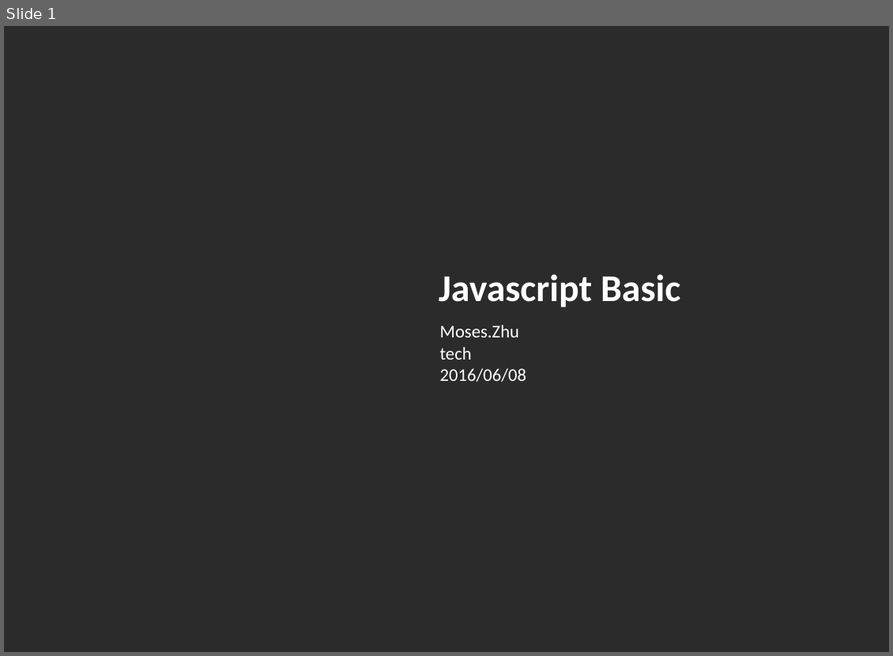
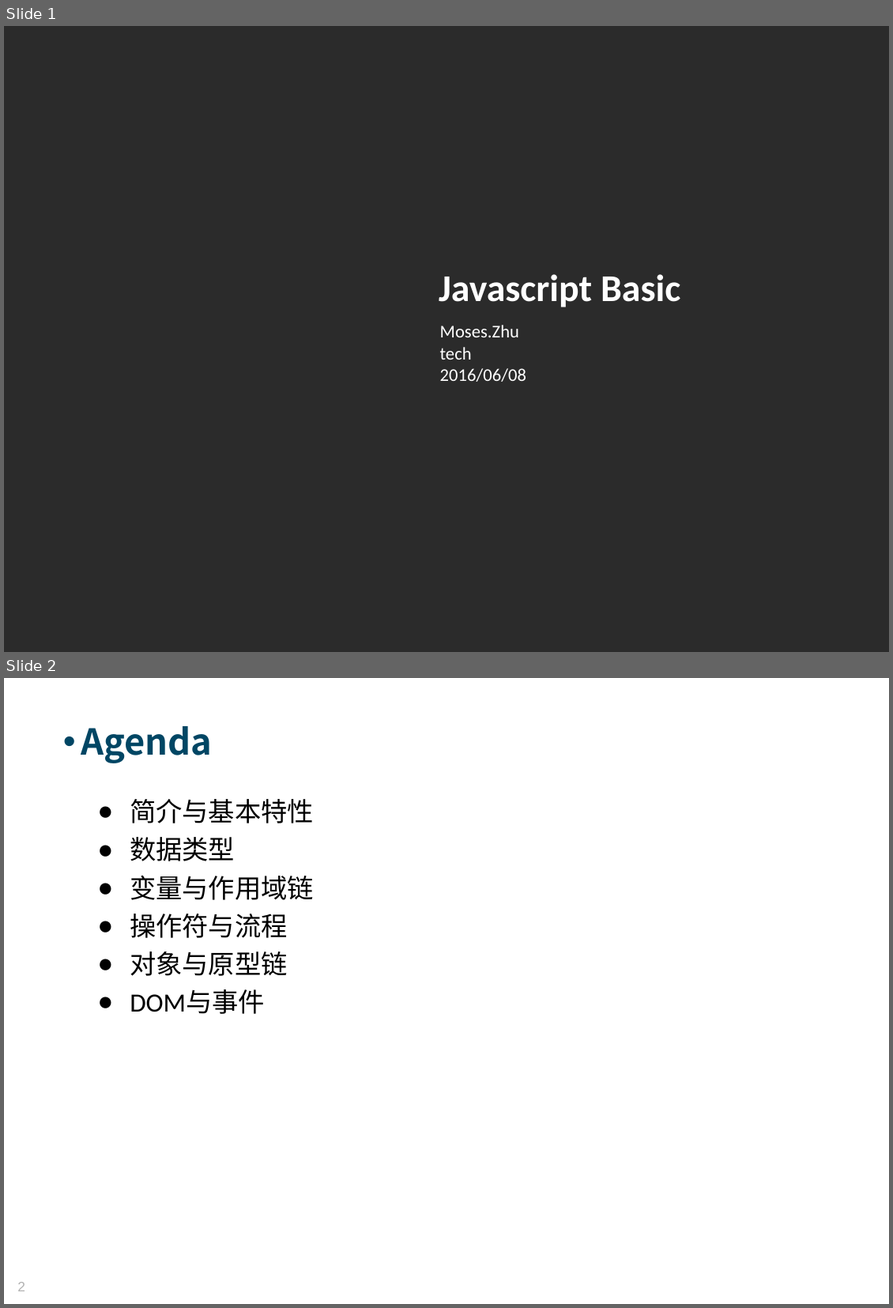
Before and after one commit to Moses824/Train-Javascript-Basic, a slide deck: Train_Javascript_Basic.ppt. Shown one above the other, each under a label of ours: slide 1 before the commit, slides 1 and 2 after it. The pictures are 893x656 and 893x1308 pixels, drawn with LibreOffice and Linux fonts; fonts in the diff are those of the drawing; background and template pictures are left out; a plain dark background stands for a picture behind light text. Boxes give left, top, right and bottom in pixels: in the first picture for what was removed or moved away, otherwise in the second. Text is boxed around its words. In the diff, an @@ line names an element or a change of style, - is before the commit and + after.

```diff
--- a/Train_Javascript_Basic.ppt
+++ b/Train_Javascript_Basic.ppt
@@ slide 2 added at (4,678,889,1304), background picture (left out) @@
@@ text added at (81,726,212,763), 34 pt, text #004664, bold @@
+• Agenda
@@ text added at (130,799,314,1014), 25 pt, text #000000 @@
+● 简介与基本特性
+● 数据类型
+● 变量与作用域链
+● 操作符与流程
+● 对象与原型链
+● DOM与事件
@@ page number added at (17,1282,25,1291), 13 pt, text #B2B2B2 @@
+2
```
Also in this commit, not shown: 17 other slides added, 2 slides removed.
